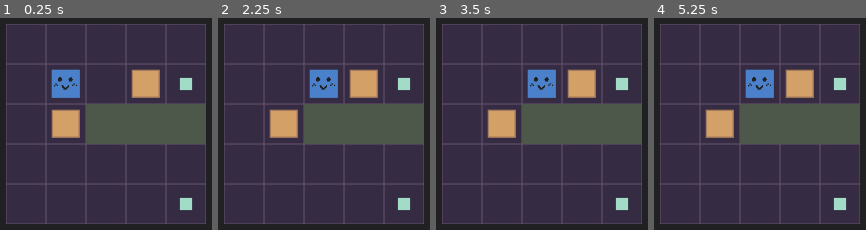
Above: before the commit, frames 1-4 (left to right).
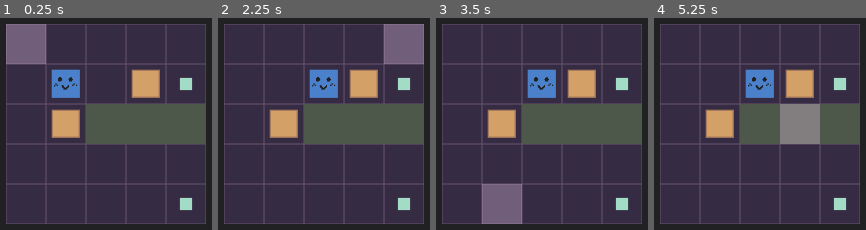
Above: after the commit, the same moments.

Repository: RonTheHuman/JamGame
Game: Godot game, scene res://Scenes/GameScene.tscn
The game is run twice, just before and just after one commit, with the same random seed, the same clock (stepped at 60 frames per second) and the same inputs.
Inputs (mouse positions are in pixels of both pictures, inside the frame that each line leads up to):
- Up to frame 1 (0.25 s): no input
- Up to frame 2 (2.25 s): tap Enter at 0.5, 2 s; move the mouse to (outside the picture) at 0.52 s; hold D (Right) 0.53-1.28 s; hold Z (Undo) 0.53-1.28 s; click (outside the picture) at 0.67 s; tap Space (Wait) at 1.25 s; move the mouse to (outside the picture) at 1.27 s; hold S (Down) 1.28-2.03 s; tap Z (Undo) at 1.35 s; click (outside the picture) at 1.42 s; move the mouse to (404, 24) at 2.02 s; hold D (Right) from 2.03 s (still down); hold Space (Wait) from 2.03 s (still down); click (404, 24) at 2.17 s
- Up to frame 3 (3.5 s): tap Z (Undo) at 2.3, 2.85 s; move the mouse to (501, 213) at 2.77 s; release D (Right) at 2.78 s; release Space (Wait) at 2.78 s; hold W (Up) from 2.78 s (still down); click (501, 213) at 2.92 s
- Up to frame 4 (5.25 s): tap Enter at 3.5 s; move the mouse to (outside the picture) at 3.52 s; release W (Up) at 3.53 s; hold Z (Undo) 3.53-4.28 s; hold A (Left) 3.53-5.03 s; click (outside the picture) at 3.67 s; tap Space (Wait) at 4.25, 4.35 s; move the mouse to (outside the picture) at 4.27 s; click (outside the picture) at 4.42 s; tap Z (Undo) at 4.55 s; move the mouse to (800, 124) at 5.02 s; hold S (Down) from 5.03 s (still down); hold Z (Undo) from 5.03 s (still down); click (800, 124) at 5.17 s

The runs differ from the first frame. In frame 1, 3.6% of the frame differs, in the area x 2-22%, y 2-22%; in frame 2, 3.6%; in frame 3, 3.6%; in frame 4, 3.6%.

Commit message:
added mouse highlight and deletion

Diff:
--- a/Scenes/GameScene.tscn
+++ b/Scenes/GameScene.tscn
@@ -1,7 +1,8 @@
-[gd_scene load_steps=3 format=3 uid="uid://bx5wq5lvboutl"]
+[gd_scene load_steps=4 format=3 uid="uid://bx5wq5lvboutl"]
 
 [ext_resource type="Script" path="res://Scripts/GameScene.gd" id="1_r2l5w"]
 [ext_resource type="PackedScene" uid="uid://s5j7yl4s0i2b" path="res://Scenes/GridTile.tscn" id="2_0oo2o"]
+[ext_resource type="PackedScene" uid="uid://resrlwxamh5s" path="res://Scenes/Highlight.tscn" id="3_euyio"]
 
 [node name="GameScene" type="Node2D"]
 texture_filter = 1
@@ -14,3 +15,5 @@
 [node name="GridTile" parent="." instance=ExtResource("2_0oo2o")]
 
 [node name="Camera2D" type="Camera2D" parent="."]
+
+[node name="Highlight" parent="." instance=ExtResource("3_euyio")]
--- /dev/null
+++ b/Scenes/Highlight.tscn
@@ -0,0 +1,5 @@
+[gd_scene format=3 uid="uid://resrlwxamh5s"]
+
+[node name="Highlight" type="Polygon2D"]
+modulate = Color(1, 0.85098, 1, 0.294118)
+polygon = PackedVector2Array(0, 0, 64, 0, 64, 64, 0, 64)
--- a/Scripts/GameScene.gd
+++ b/Scripts/GameScene.gd
@@ -60,6 +60,22 @@
 			layer2 = layer2_history.pop_back()
 			player_loc = find_player()
 			print(layer2_history)
+		draw_state()
+
+	var mouse_grid_pos = \
+		((get_global_mouse_position() - grid_start) / tile_size).floor()
+	if mouse_grid_pos.x >= 0 and mouse_grid_pos.x < level_w \
+			and mouse_grid_pos.y >= 0 and mouse_grid_pos.y < level_h:
+		$Highlight.position = grid_start + mouse_grid_pos * tile_size
+		$Highlight.visible = true
+	else:
+		$Highlight.visible = false
+
+	if event is InputEventMouseButton:
+		if event.button_index == MOUSE_BUTTON_RIGHT and event.pressed:
+			if layer2[mouse_grid_pos.y][mouse_grid_pos.x] != Tile.PLAYER:
+				layer1[mouse_grid_pos.y][mouse_grid_pos.x] = Tile.NONE
+				layer2[mouse_grid_pos.y][mouse_grid_pos.x] = Tile.NONE
 		draw_state()
 
 func find_player():
